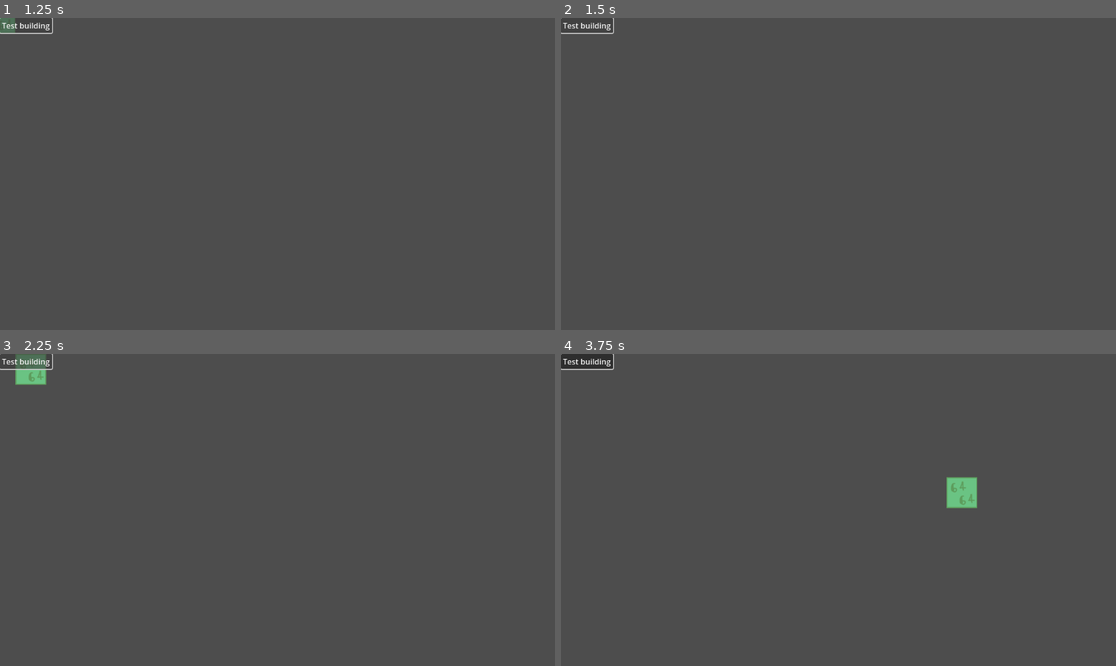
Above: before the commit, frames 1-4 (two rows, left to right).
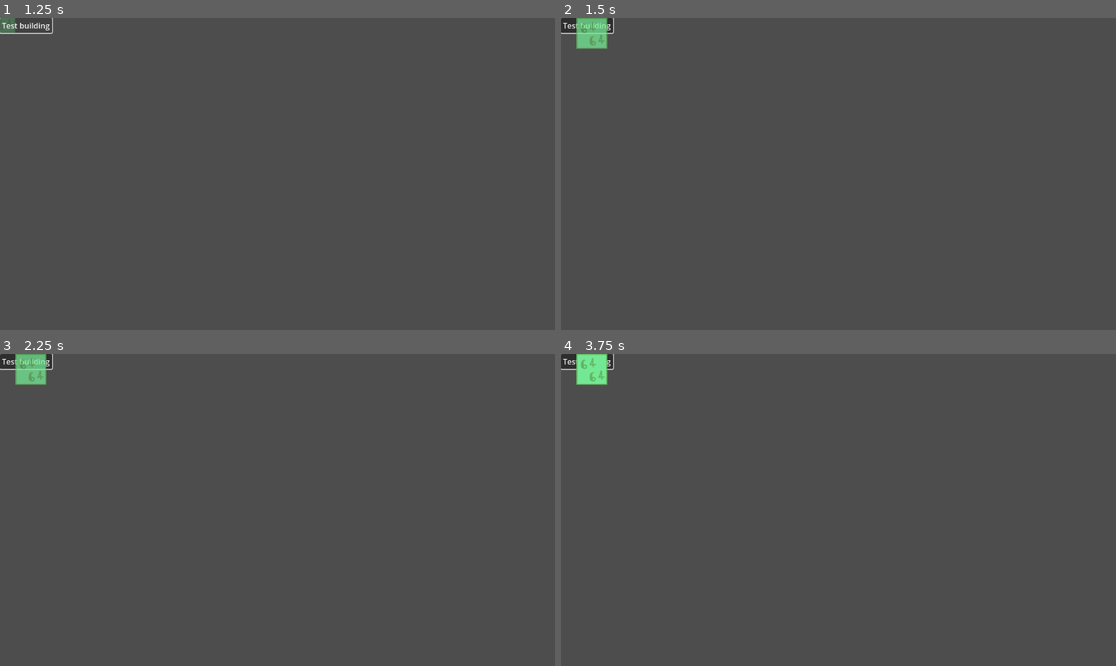
Above: after the commit, the same moments.

Repository: lacedon/western-town-sim
Game: Godot game, scene res://src/screens/game/game.tscn
Two runs of this game, one before a commit and one after it. Both use one fixed random seed, a clock stepped at 60 frames per second and the inputs below. The project has no main scene, so this scene is started directly.
Inputs (mouse positions are in pixels of both pictures, inside the frame that each line leads up to):
- Up to frame 1 (1.25 s): click "Test building" at 0.5 s
- Up to frame 2 (1.5 s): click "Test building" at 1.25 s
- Up to frame 3 (2.25 s): click "Test building" at 2 s
- Up to frame 4 (3.75 s): tap Enter at 2.75 s; move the mouse to (960, 494) at 2.77 s; click (960, 494) at 2.92 s; tap Space at 3.5 s; move the mouse to (727, 525) at 3.52 s; click (727, 525) at 3.67 s

Frame 1 is identical in both runs. In frame 2, 0.6% of the frame differs, in the area x 2-9%, y 0-10%; in frame 3, 0.3%; in frame 4, 1.1%, in the area x 2-75%, y 0-50%.

Commit message:
Allow to place buildings

Diff:
--- a/project.godot
+++ b/project.godot
@@ -19,6 +19,10 @@
 GameConfig="*res://src/global/game-config.gd"
 EventEmitter="*res://src/global/event-emitter.gd"
 
+[layer_names]
+
+2d_physics/layer_1="Buildings"
+
 [rendering]
 
 renderer/rendering_method="gl_compatibility"
--- a/src/components/builder/builder.gd
+++ b/src/components/builder/builder.gd
@@ -2,6 +2,8 @@
 
 const eventConstants = preload("res://src/constants/events.gd")
 const testBuildingTexture = preload("res://resources/images/building6464.png")
+
+@export var buildingContainer: Node
 
 @onready var buildingNode: BuildingNode = $Building
 
@@ -14,11 +16,16 @@
   EventEmitter.removeListener(eventConstants.START_BUILDING, startBuilding)
 
 func _input(event: InputEvent) -> void:
-  if _isBuildingStarted && event is InputEventMouseMotion:
+  if !_isBuildingStarted: return
+
+  if event is InputEventMouseMotion:
     buildingNode.position = Vector2i(
       round(event.position.x / GameConfig.tileSize.x),
       round(event.position.y / GameConfig.tileSize.y)
     ) * GameConfig.tileSize.x
+  elif event is InputEventMouseButton && event.is_pressed():
+    placeBuilding()
+    startBuilding()
 
 func startBuilding() -> void:
   if _isBuildingStarted:
@@ -31,3 +38,8 @@
     var building: RBuilding = RBuilding.new("Test", Vector2(2, 2), testBuildingTexture)
     buildingNode.setBuilding(building)
     buildingNode.show()
+
+func placeBuilding() -> void:
+  # TODO: Rewrite to use entity-pool
+  var building: BuildingNode = buildingNode.duplicate()
+  buildingContainer.add_child(building)
--- a/src/components/building/building.gd
+++ b/src/components/building/building.gd
@@ -9,6 +9,8 @@
 
 @onready var sprite: Sprite2D = $Sprite2D
 @onready var sizeDebugBlock: ColorRect = $SizeDebugBlock
+@onready var area2d: Area2D = $Area2D
+@onready var collisionObject: CollisionShape2D = $Area2D/CollisionShape2D
 
 @export var mode: BuildingMode = BuildingMode.planing
 @export var building: RBuilding = null
@@ -19,14 +21,20 @@
 func _initBuilding() -> void:
   if !building: return _resetBuilding()
 
+  var buildingSizeInPixels: Vector2i = building.size * GameConfig.tileSize
+  var buildingCenteringPosition: Vector2 = -buildingSizeInPixels / 2
+
   sprite.texture = building.texture
   sprite.modulate = Color(1, 1, 1, 0.5)
 
-  var sizeInPixels: Vector2i = building.size * GameConfig.tileSize
-  sizeDebugBlock.custom_minimum_size = sizeInPixels
-  sizeDebugBlock.position = -sizeInPixels / 2
+  sizeDebugBlock.custom_minimum_size = buildingSizeInPixels
+  sizeDebugBlock.position = buildingCenteringPosition
   sizeDebugBlock.color = Color(0.25, 1, 0.5, 0.5)
   sizeDebugBlock.show()
+
+  collisionObject.shape.size = buildingSizeInPixels
+
+  area2d.show()
 
 func _resetBuilding() -> void:
   sprite.texture = null
@@ -34,6 +42,7 @@
   sizeDebugBlock.custom_minimum_size = Vector2i.ZERO
   sizeDebugBlock.hide()
 
+  area2d.hide()
 
 func setBuilding(_building: RBuilding) -> void:
   building = _building
--- a/src/components/building/building.tscn
+++ b/src/components/building/building.tscn
@@ -1,6 +1,8 @@
-[gd_scene load_steps=2 format=3 uid="uid://b68sqk3787m8m"]
+[gd_scene load_steps=3 format=3 uid="uid://b68sqk3787m8m"]
 
 [ext_resource type="Script" uid="uid://blkemfy0s0ptn" path="res://src/components/building/building.gd" id="1_wdote"]
+
+[sub_resource type="RectangleShape2D" id="RectangleShape2D_u6fmq"]
 
 [node name="Building" type="Node2D"]
 script = ExtResource("1_wdote")
@@ -10,3 +12,8 @@
 [node name="SizeDebugBlock" type="ColorRect" parent="."]
 offset_right = 40.0
 offset_bottom = 40.0
+
+[node name="Area2D" type="Area2D" parent="."]
+
+[node name="CollisionShape2D" type="CollisionShape2D" parent="Area2D"]
+shape = SubResource("RectangleShape2D_u6fmq")
--- a/src/screens/game/game.tscn
+++ b/src/screens/game/game.tscn
@@ -5,6 +5,9 @@
 
 [node name="Game" type="Node2D"]
 
-[node name="Builder" parent="." instance=ExtResource("1_sjmr0")]
+[node name="Builder" parent="." node_paths=PackedStringArray("buildingContainer") instance=ExtResource("1_sjmr0")]
+buildingContainer = NodePath("../Buildings")
 
 [node name="GameUI" parent="." instance=ExtResource("1_eyx8b")]
+
+[node name="Buildings" type="Node" parent="."]
